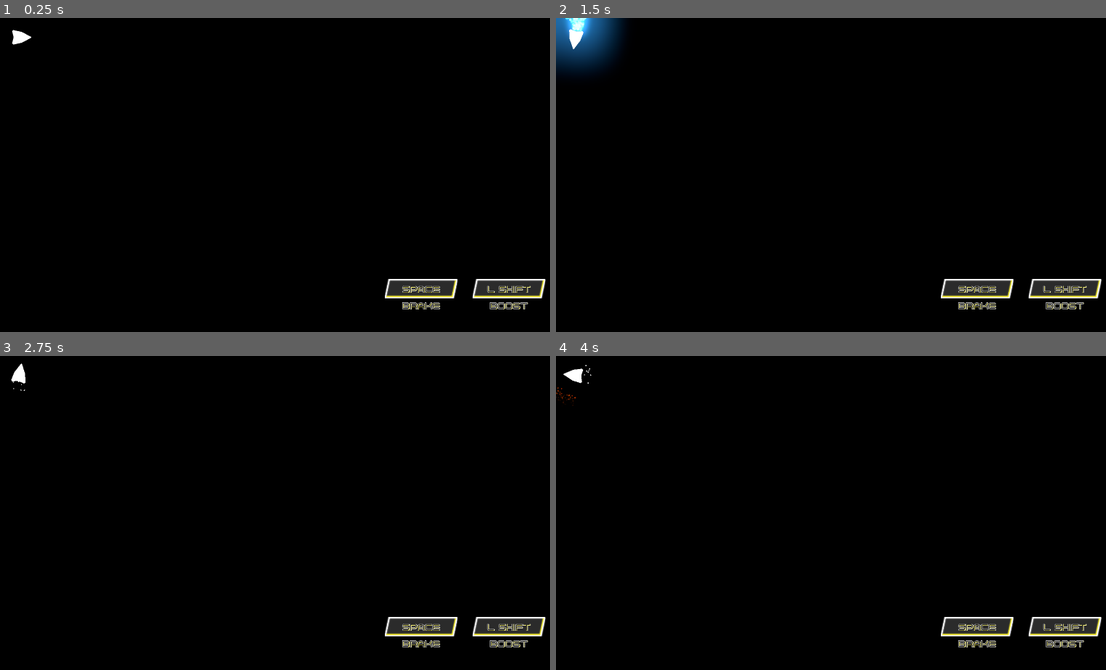
Above: before the commit, frames 1-4 (two rows, left to right).
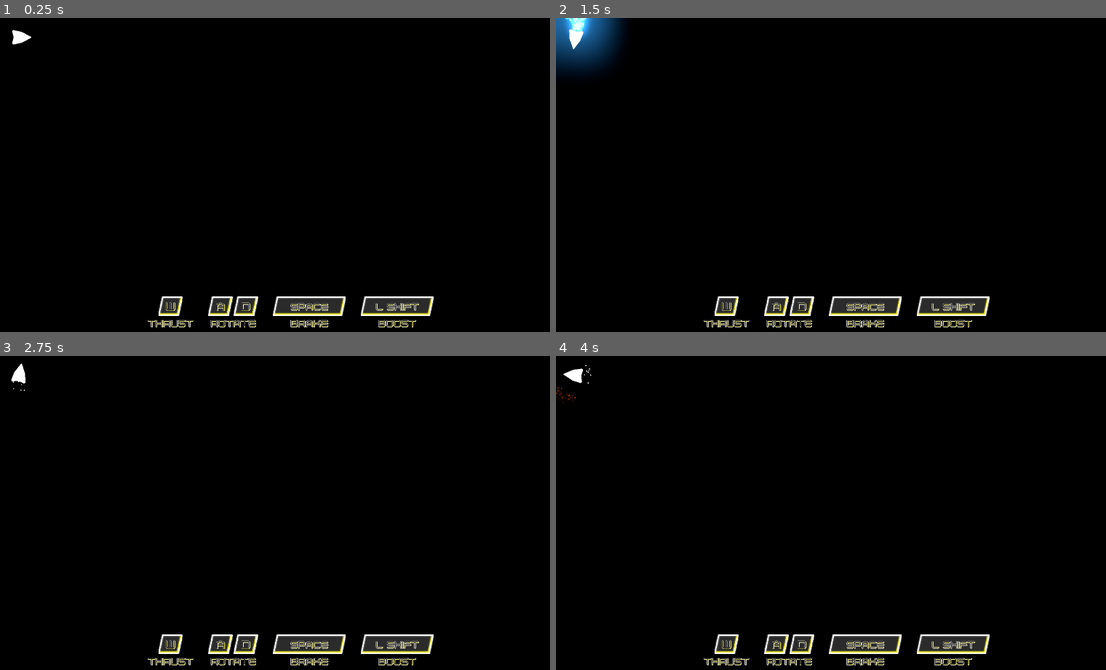
Above: after the commit, the same moments.

Repository: Insta-x/boost-racer
Game: Godot game, scene res://Src/SampleWorld.tscn
Two runs of this game, one before a commit and one after it. Both use one fixed random seed, a clock stepped at 60 frames per second and the inputs below. This scene is started directly instead of the project's main scene.
Inputs:
- Up to frame 1 (0.25 s): no input
- Up to frame 2 (1.5 s): tap Enter at 0.5 s; hold D (turn_right) 0.53-1.28 s; hold Shift (boost) 0.53-1.28 s; hold Space (brake) from 1.28 s (still down); tap Shift (boost) at 1.35 s
- Up to frame 3 (2.75 s): release Space (brake) at 2.03 s; hold D (turn_right) from 2.03 s (still down); hold Shift (boost) from 2.03 s (still down)
- Up to frame 4 (4 s): tap Enter at 2.75 s; release D (turn_right) at 2.78 s; release Shift (boost) at 2.78 s; hold W (thrust) 2.78-3.53 s; tap Shift (boost) at 2.85 s; tap Space (brake) at 3.5 s; hold A (turn_left) from 3.53 s (still down); hold Shift (boost) from 3.53 s (still down)

The runs differ from the first frame. In frame 1, 4.5% of the frame differs, in the area x 26-100%, y 83-99%; in frame 2, 4.5%; in frame 3, 4.5%; in frame 4, 4.5%.

Commit message:
update ui and add finish line

Diff:
--- a/Src/GameWorld.tscn
+++ b/Src/GameWorld.tscn
@@ -1,10 +1,34 @@
-[gd_scene load_steps=6 format=2]
+[gd_scene load_steps=11 format=2]
 
 [ext_resource path="res://Src/Racer/EnemyRacer.tscn" type="PackedScene" id=1]
 [ext_resource path="res://Src/Racer/PlayerRacer.tscn" type="PackedScene" id=2]
 [ext_resource path="res://Src/Lee/PathFinder.tscn" type="PackedScene" id=3]
 [ext_resource path="res://Src/RaceComponents/FinishArea2D.tscn" type="PackedScene" id=4]
 [ext_resource path="res://Src/RaceComponents/RacerLock.tscn" type="PackedScene" id=5]
+[ext_resource path="res://Assets/Art/finish-line.png" type="Texture" id=6]
+
+[sub_resource type="AtlasTexture" id=1]
+flags = 4
+atlas = ExtResource( 6 )
+region = Rect2( 0, 0, 512, 144 )
+
+[sub_resource type="AtlasTexture" id=2]
+flags = 4
+atlas = ExtResource( 6 )
+region = Rect2( 512, 0, 512, 144 )
+
+[sub_resource type="AtlasTexture" id=3]
+flags = 4
+atlas = ExtResource( 6 )
+region = Rect2( 1024, 0, 512, 144 )
+
+[sub_resource type="SpriteFrames" id=4]
+animations = [ {
+"frames": [ SubResource( 1 ), SubResource( 2 ), SubResource( 3 ) ],
+"loop": true,
+"name": "default",
+"speed": 5.0
+} ]
 
 [node name="GameWorld" type="Node2D"]
 
@@ -112,6 +136,12 @@
 "_edit_lock_": true
 }
 
+[node name="AnimatedSprite" type="AnimatedSprite" parent="FinishArea2D"]
+position = Vector2( -112.177, 115.823 )
+rotation = 0.785398
+scale = Vector2( 0.845836, 1 )
+frames = SubResource( 4 )
+
 [node name="RacerLock" parent="." instance=ExtResource( 5 )]
 position = Vector2( 64, 9216 )
 
@@ -770,4 +800,5 @@
 begin_cap_mode = 2
 end_cap_mode = 2
 antialiased = true
+
 [editable path="PathFinder"]
--- a/Src/UI/TutorialUI.tscn
+++ b/Src/UI/TutorialUI.tscn
@@ -1,7 +1,14 @@
-[gd_scene load_steps=4 format=2]
+[gd_scene load_steps=6 format=2]
 
 [ext_resource path="res://Assets/Font/Polentical Neon Regular.ttf" type="DynamicFontData" id=1]
 [ext_resource path="res://Assets/Art/tutor-key-space.png" type="Texture" id=2]
+[ext_resource path="res://Assets/Art/tutor-key.png" type="Texture" id=3]
+
+[sub_resource type="DynamicFont" id=2]
+size = 36
+outline_size = 1
+outline_color = Color( 0.988235, 0.988235, 0.988235, 1 )
+font_data = ExtResource( 1 )
 
 [sub_resource type="DynamicFont" id=1]
 size = 30
@@ -9,16 +16,106 @@
 font_data = ExtResource( 1 )
 
 [node name="TutorialUI" type="HBoxContainer"]
-anchor_left = 0.7
-anchor_top = 0.8
-anchor_right = 0.9
-anchor_bottom = 0.9
+anchor_left = 0.5
+anchor_top = 1.0
+anchor_right = 0.5
+anchor_bottom = 1.0
+margin_left = -472.0
+margin_top = -158.0
+margin_right = 472.0
+margin_bottom = -50.0
 grow_horizontal = 2
 custom_constants/separation = 50
 alignment = 2
 
+[node name="VBoxContainer3" type="VBoxContainer" parent="."]
+margin_right = 150.0
+margin_bottom = 108.0
+
+[node name="TextureRect" type="TextureRect" parent="VBoxContainer3"]
+margin_left = 35.0
+margin_right = 115.0
+margin_bottom = 64.0
+size_flags_horizontal = 4
+texture = ExtResource( 3 )
+
+[node name="Label" type="Label" parent="VBoxContainer3/TextureRect"]
+margin_right = 80.0
+margin_bottom = 64.0
+custom_colors/font_color = Color( 0.172549, 0.172549, 0.172549, 1 )
+custom_colors/font_color_shadow = Color( 0.984314, 0.94902, 0.211765, 1 )
+custom_fonts/font = SubResource( 2 )
+text = "W"
+align = 1
+valign = 1
+
+[node name="Label" type="Label" parent="VBoxContainer3"]
+margin_top = 68.0
+margin_right = 150.0
+margin_bottom = 106.0
+custom_colors/font_color = Color( 0.172549, 0.172549, 0.172549, 1 )
+custom_colors/font_color_shadow = Color( 0.984314, 0.94902, 0.211765, 1 )
+custom_fonts/font = SubResource( 1 )
+text = "THRUST"
+align = 1
+valign = 1
+
+[node name="VBoxContainer4" type="VBoxContainer" parent="."]
+margin_left = 200.0
+margin_right = 364.0
+margin_bottom = 108.0
+
+[node name="HBoxContainer" type="HBoxContainer" parent="VBoxContainer4"]
+margin_right = 164.0
+margin_bottom = 64.0
+
+[node name="TextureRect" type="TextureRect" parent="VBoxContainer4/HBoxContainer"]
+margin_right = 80.0
+margin_bottom = 64.0
+size_flags_horizontal = 4
+texture = ExtResource( 3 )
+
+[node name="Label" type="Label" parent="VBoxContainer4/HBoxContainer/TextureRect"]
+margin_right = 80.0
+margin_bottom = 64.0
+custom_colors/font_color = Color( 0.172549, 0.172549, 0.172549, 1 )
+custom_colors/font_color_shadow = Color( 0.984314, 0.94902, 0.211765, 1 )
+custom_fonts/font = SubResource( 2 )
+text = "A"
+align = 1
+valign = 1
+
+[node name="TextureRect2" type="TextureRect" parent="VBoxContainer4/HBoxContainer"]
+margin_left = 84.0
+margin_right = 164.0
+margin_bottom = 64.0
+size_flags_horizontal = 4
+texture = ExtResource( 3 )
+
+[node name="Label" type="Label" parent="VBoxContainer4/HBoxContainer/TextureRect2"]
+margin_right = 80.0
+margin_bottom = 64.0
+custom_colors/font_color = Color( 0.172549, 0.172549, 0.172549, 1 )
+custom_colors/font_color_shadow = Color( 0.984314, 0.94902, 0.211765, 1 )
+custom_fonts/font = SubResource( 2 )
+text = "D"
+align = 1
+valign = 1
+
+[node name="Label" type="Label" parent="VBoxContainer4"]
+margin_top = 68.0
+margin_right = 164.0
+margin_bottom = 106.0
+custom_colors/font_color = Color( 0.172549, 0.172549, 0.172549, 1 )
+custom_colors/font_color_shadow = Color( 0.984314, 0.94902, 0.211765, 1 )
+custom_fonts/font = SubResource( 1 )
+text = "ROTATE"
+align = 1
+valign = 1
+
 [node name="VBoxContainer" type="VBoxContainer" parent="."]
-margin_right = 240.0
+margin_left = 414.0
+margin_right = 654.0
 margin_bottom = 108.0
 
 [node name="TextureRect" type="TextureRect" parent="VBoxContainer"]
@@ -48,8 +145,8 @@
 valign = 1
 
 [node name="VBoxContainer2" type="VBoxContainer" parent="."]
-margin_left = 290.0
-margin_right = 530.0
+margin_left = 704.0
+margin_right = 944.0
 margin_bottom = 108.0
 
 [node name="TextureRect" type="TextureRect" parent="VBoxContainer2"]
Binary file added: Assets/Art/finish-line.png
Not shown, added: Assets/Art/finish-line.png.import
